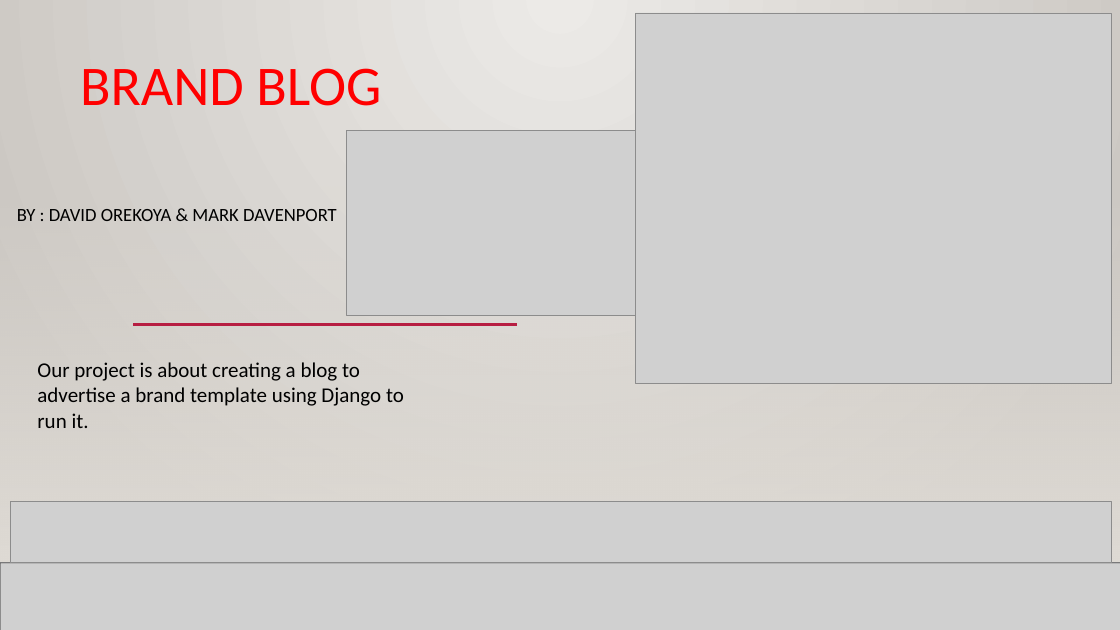
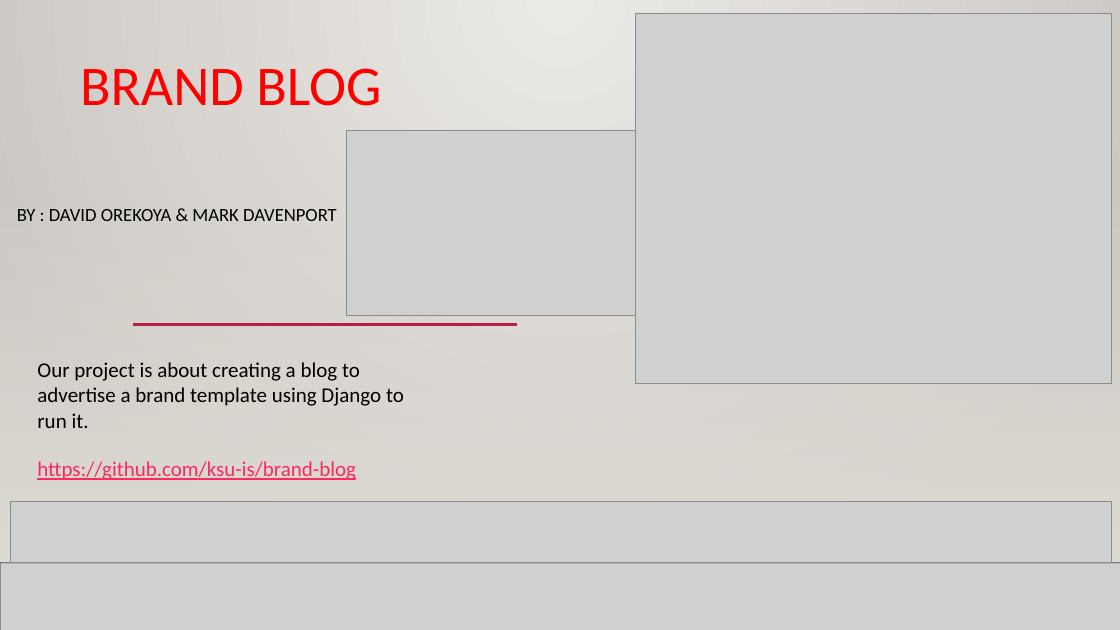
Before and after one commit to ksu-is/brand-blog, a slide deck: slide 1 of Brand Blog marketing slide.pptx. Drawn at 1120x630 pixels with LibreOffice and Linux fonts; fonts in the diff are those of the drawing; grey boxes stand for pictures; background and template pictures are left out. Boxes give left, top, right and bottom in pixels: in the first picture for what was removed or moved away, otherwise in the second. Text is boxed around its words. In the diff, an @@ line names an element or a change of style, - is before the commit and + after.

```diff
--- a/Brand Blog marketing slide.pptx
+++ b/Brand Blog marketing slide.pptx
@@ text added at (37, 461, 356, 480), 18 pt, text #FA2B5C, underline @@
+https://github.com/ksu-is/brand-blog
```
